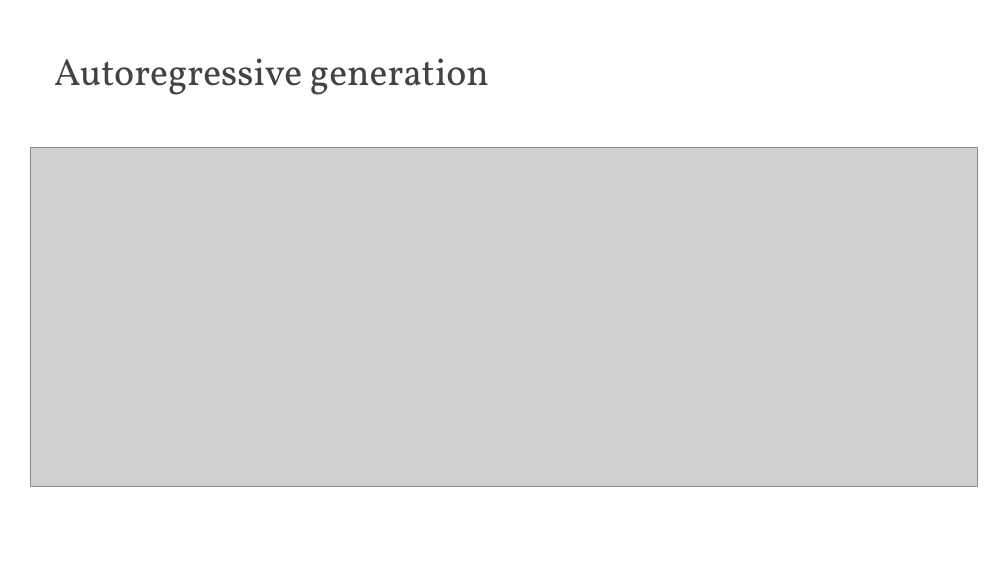
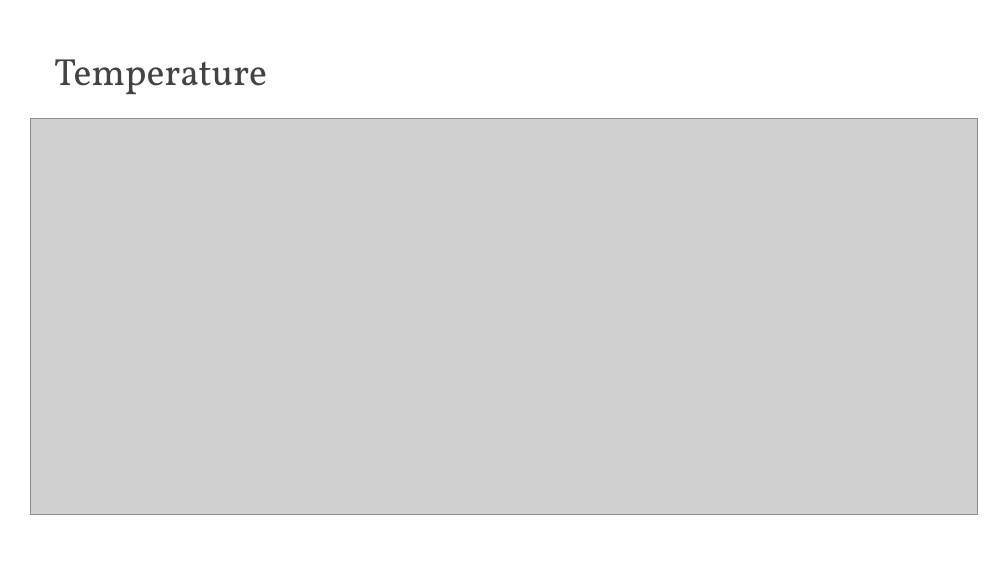
Before and after one commit to edavalosanaya/CSCI3495_NLP_LLMs_Student, a slide deck: slide 13 of weeks/week-08/class-01/lecture/slides.pptx (slide 4 before the commit). Drawn at 1008x567 pixels with LibreOffice and Linux fonts; fonts in the diff are those of the drawing; grey boxes stand for pictures; background and template pictures are left out. Boxes give left, top, right and bottom in pixels: in the first picture for what was removed or moved away, otherwise in the second. Text is boxed around its words. In the diff, an @@ line names an element or a change of style, - is before the commit and + after.

```diff
--- a/weeks/week-08/class-01/lecture/slides.pptx
+++ b/weeks/week-08/class-01/lecture/slides.pptx
@@ title at box(54, 59, 267, 95): text changed @@
-Autoregressive generation
+Temperature
@@ picture: place and size @@
-picture at box(30, 147, 978, 486)
+picture at box(30, 119, 977, 514)
```
Also in this commit, not shown: 3 other slides changed, 5 slides added, 10 slides removed, 22 other files.
